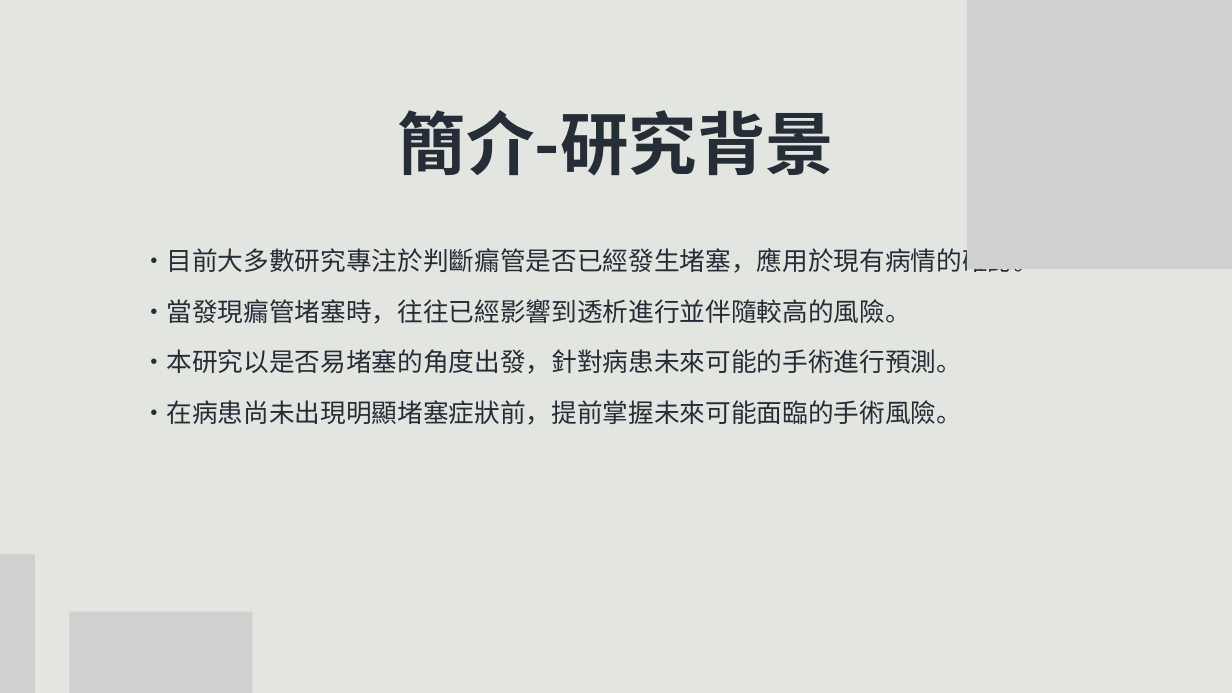
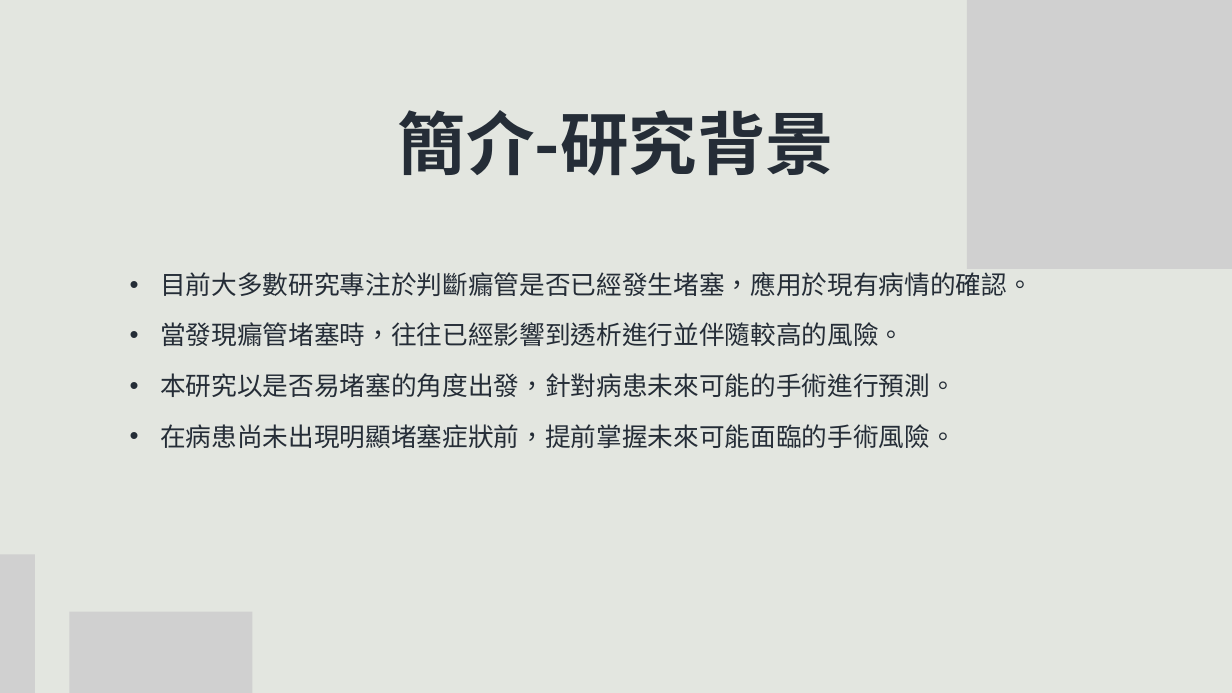
Before and after one commit to m11217045/PPG, a slide deck: slide 6 of 碩論/Ivory Black Simple Geometric Research Project Presentation.pptx. Drawn at 1232x693 pixels with LibreOffice and Linux fonts; fonts in the diff are those of the drawing; grey boxes stand for pictures. Boxes give left, top, right and bottom in pixels: in the first picture for what was removed or moved away, otherwise in the second. Text is boxed around its words. In the diff, an @@ line names an element or a change of style, - is before the commit and + after.

```diff
--- a/碩論/Ivory Black Simple Geometric Research Project Presentation.pptx
+++ b/碩論/Ivory Black Simple Geometric Research Project Presentation.pptx
@@ text at [160,272,1032,448]: text changed @@
-•目前大多數研究專注於判斷瘺管是否已經發生堵塞，應用於現有病情的確認。
-•當發現瘺管堵塞時，往往已經影響到透析進行並伴隨較高的風險。
-•本研究以是否易堵塞的角度出發，針對病患未來可能的手術進行預測。
-•在病患尚未出現明顯堵塞症狀前，提前掌握未來可能面臨的手術風險。
+• 目前大多數研究專注於判斷瘺管是否已經發生堵塞，應用於現有病情的確認。
+• 當發現瘺管堵塞時，往往已經影響到透析進行並伴隨較高的風險。
+• 本研究以是否易堵塞的角度出發，針對病患未來可能的手術進行預測。
+• 在病患尚未出現明顯堵塞症狀前，提前掌握未來可能面臨的手術風險。
```
Also in this commit, not shown: 9 other slides changed, 36 slides added, 10 slides removed, 10 other files.
